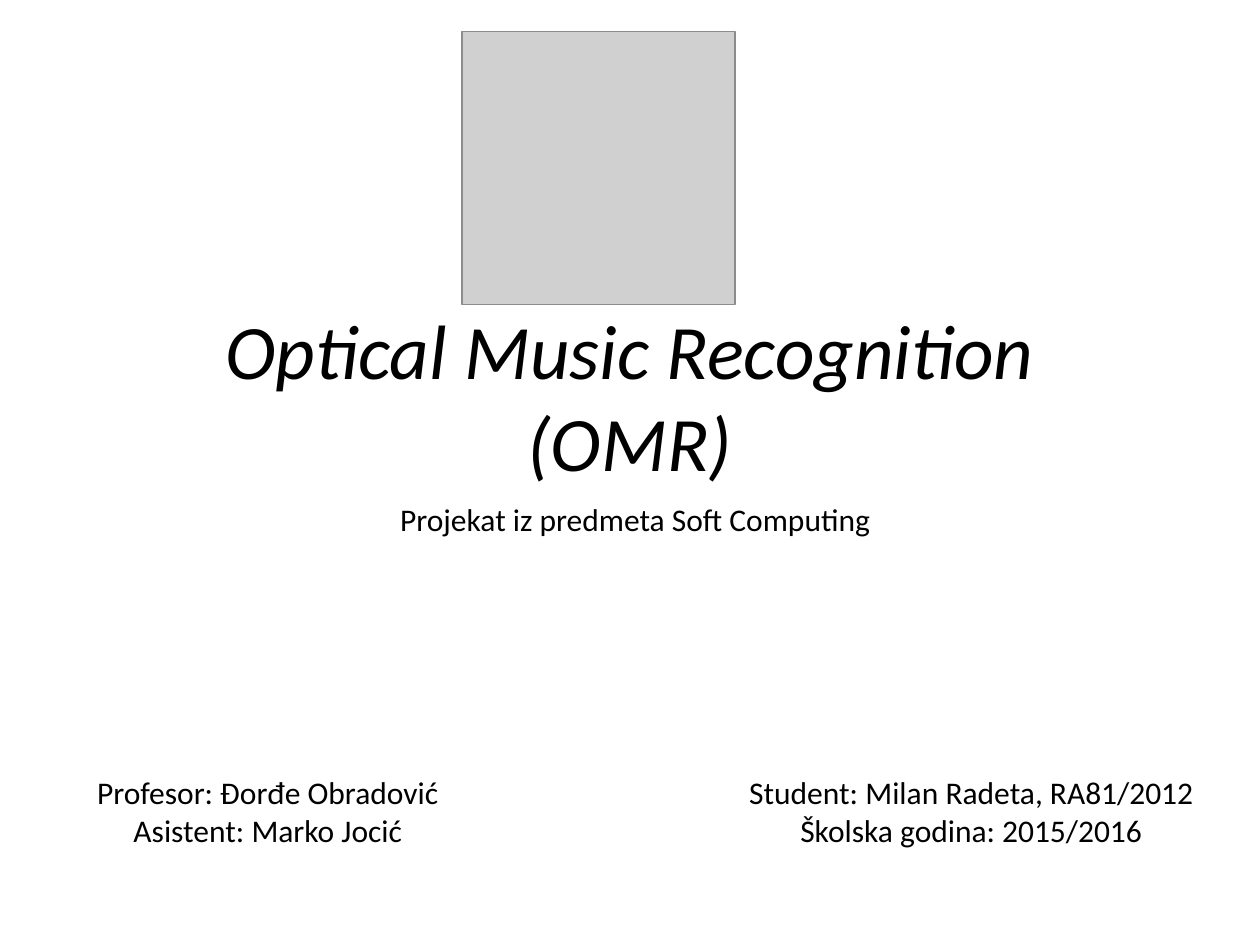
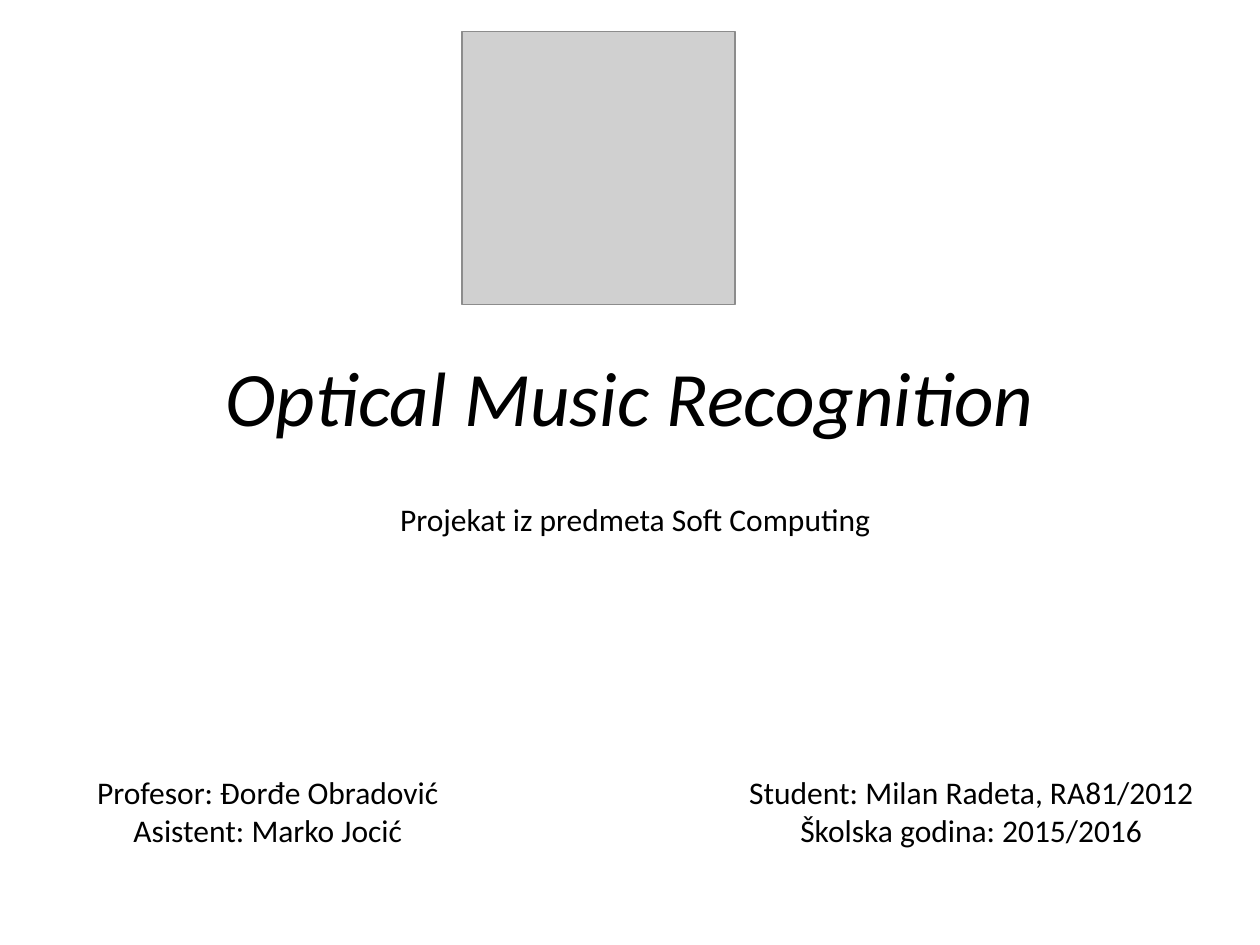
Before and after one commit to MilanRadeta/MusicReader, a slide deck: slide 1 of SoftProjekat.pptx. Drawn at 1260x945 pixels with LibreOffice and Linux fonts; fonts in the diff are those of the drawing; grey boxes stand for pictures. Boxes give left, top, right and bottom in pixels: in the first picture for what was removed or moved away, otherwise in the second. Text is boxed around its words. In the diff, an @@ line names an element or a change of style, - is before the commit and + after.

```diff
--- a/SoftProjekat.pptx
+++ b/SoftProjekat.pptx
@@ title at bbox=[226, 372, 1034, 440]: text changed @@
-Optical Music Recognition
-(OMR)
+Optical Music Recognition
```
Also in this commit, not shown: 5 other slides changed, 95 slides added, 6 slides removed, 22 other files.
